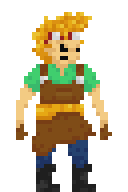
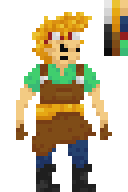
Revision of a layered (128, 192) image; what changed, layer by layer:
showed "Palette", painted on it over (x1=104, y1=0, x2=128, y2=56)
painted on "Player_R Upperarm" over (x1=28, y1=76, x2=40, y2=92)
painted on "Player_Torso_Bent" over (x1=48, y1=64, x2=76, y2=84)
painted on "Player_Torso" over (x1=48, y1=64, x2=76, y2=84)
painted on "Player_L Upperarm" over (x1=84, y1=76, x2=96, y2=92)
